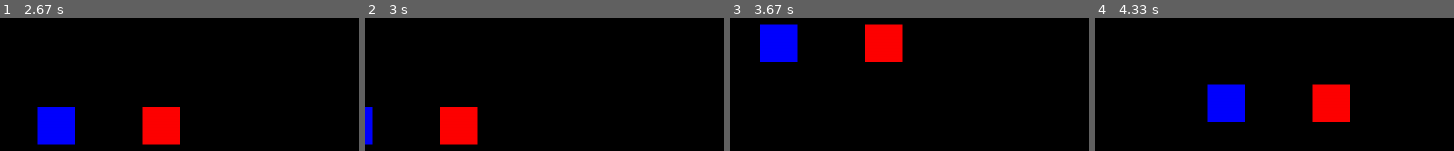
Above: before the commit, frames 1-4 (left to right).
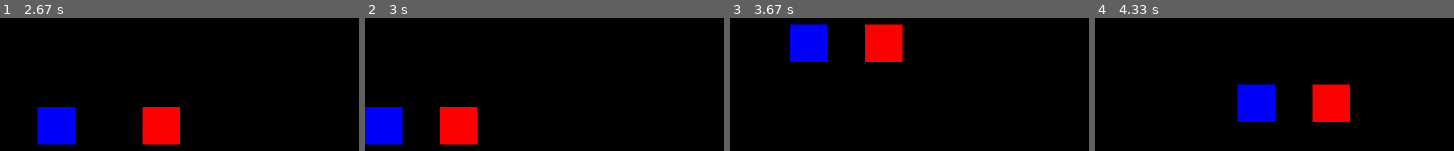
Above: after the commit, the same moments.

Repository: entity126/game-dev
Game: pygame game, started from pygame 1.py
Two runs of this game, one before a commit and one after it. Both use one fixed random seed, a clock stepped at 60 frames per second and the inputs below.
Inputs:
- Up to frame 1 (2.67 s): hold Right 0.33-0.8 s; hold Up 0.83-1.13 s; hold W 0.83-1.13 s; hold Right 1.17-1.63 s; hold D 1.17-1.63 s; hold Left 1.67-2.2 s; hold A 1.67-2.2 s; hold Down 2.23-2.53 s; hold S 2.23-2.53 s; hold Left from 2.57 s (still down); hold A from 2.57 s (still down)
- Up to frame 2 (3 s): release Left at 2.97 s; release A at 2.97 s
- Up to frame 3 (3.67 s): hold Up 3-3.37 s; hold W 3-3.37 s; hold Right from 3.4 s (still down); hold D from 3.4 s (still down)
- Up to frame 4 (4.33 s): release Right at 4.03 s; release D at 4.03 s; hold Down from 4.07 s (still down); hold S from 4.07 s (still down)

Frame 1 is identical in both runs. In frame 2, 2.5% of the frame differs, in the area x 1-11%, y 66-96%; in frame 3, 4.9%, in the area x 8-28%, y 4-34%; in frame 4, 4.9%.

Commit message:
Add boundary checks for player movement, deleted import pygame file

Diff:
--- a/import pygame.py
+++ /dev/null
@@ -1,23 +0,0 @@
-import pygame
-from pygame.locals import *
-
-SIZE = 1000, 500
-RED = (255, 0, 0)
-GRAY = (150, 150, 150)
-
-pygame.init()
-screen = pygame.display.set_mode(SIZE)
-
-rect = Rect(50, 60, 200, 80)
-
-running = True
-while running:
-    for event in pygame.event.get():
-        if event.type == QUIT:
-            running = False
-
-    screen.fill(GRAY)
-    pygame.draw.rect(screen, RED, rect)
-    pygame.display.flip()
-
-pygame.quit()
--- a/pygame 1.py
+++ b/pygame 1.py
@@ -63,12 +63,17 @@
             if keys[pygame.K_UP]:
                 self.player0.y -= self.player_speed * dt
 
+            # Boundaries for players
+            self.player1.x = max(0, min(self.res[0] - self.player1.width, self.player1.x))
+            self.player1.y = max(0, min(self.res[1] - self.player1.height, self.player1.y))
+            self.player0.x = max(0, min(self.res[0] - self.player0.width, self.player0.x))
+            self.player0.y = max(0, min(self.res[1] - self.player0.height, self.player0.y))
 
             # Drawing
             self.screen.fill(self.black)
             pygame.draw.rect(self.screen, "blue", self.player1)
             pygame.draw.rect(self.screen, "red", self.player0)
-            pygame.display.flip()  # Update the display
+            pygame.display.flip()
 
 
 # Create an instance of the Game class
